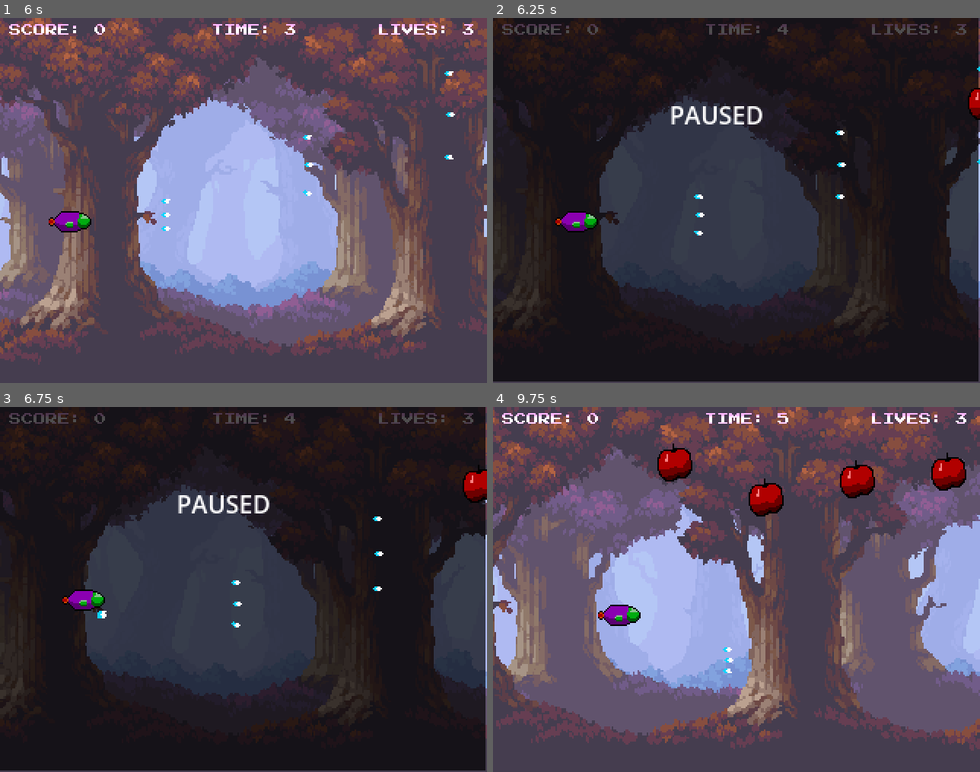
Above: before the commit, frames 1-4 (two rows, left to right).
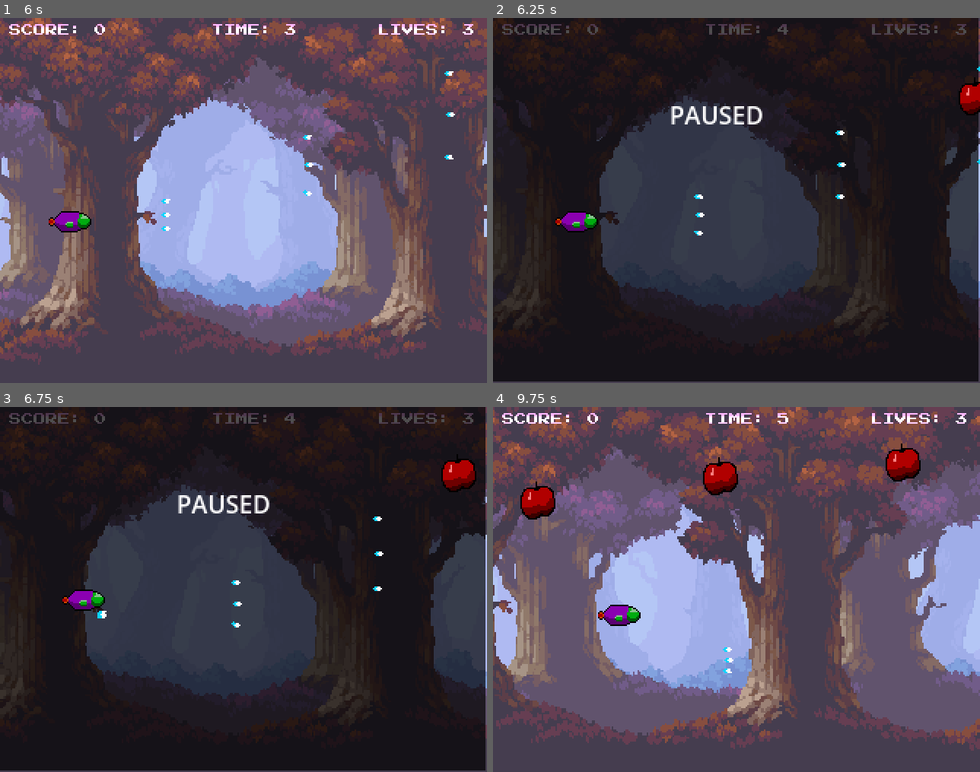
Above: after the commit, the same moments.

Repository: AutumnUK/Thunderheart-Exceed
Game: Godot game, scene res://Scenes/stage_1.tscn
Two runs of this game, one before a commit and one after it. Both use one fixed random seed, a clock stepped at 60 frames per second and the inputs below. This scene is started directly instead of the project's main scene.
Inputs:
- Up to frame 1 (6 s): tap Enter (Start) at 0.5, 1.55, 2, 2.1, 3.8, 4.25, 4.35 s; hold Right (Right) 0.53-1.28 s; hold Z (A) 0.53-1.28 s; tap X (B) at 0.8, 1.35, 3.05, 3.6, 5.3, 5.85 s; hold Down (Down) 1.28-2.03 s; hold Right (Right) 2.03-2.78 s; hold Z (A) 2.03-2.78 s; tap R (Reset) at 2.75 s; hold Up (Up) 2.78-3.53 s; tap Z (A) at 2.85, 4.55 s; hold Left (Left) 3.53-5.03 s; hold Down (Down) 5.03-5.78 s; hold Z (A) 5.03-5.78 s; hold Right (Right) from 5.78 s (still down)
- Up to frame 2 (6.25 s): keep holding Right (Right); tap Enter (Start) at 6.05 s
- Up to frame 3 (6.75 s): tap R (Reset) at 6.5 s; release Right (Right) at 6.53 s; hold Up (Up) from 6.53 s (still down); hold Z (A) from 6.53 s (still down); tap Enter (Start) at 6.6 s
- Up to frame 4 (9.75 s): tap Enter (Start) at 7.25, 8.3, 8.85 s; release Up (Up) at 7.28 s; release Z (A) at 7.28 s; hold Right (Right) 7.28-8.03 s; tap Z (A) at 7.35, 9.05 s; tap X (B) at 7.55, 8.1 s; hold Down (Down) 8.03-8.78 s; hold Left (Left) 8.78-9.53 s; hold Up (Up) from 9.53 s (still down); hold Z (A) from 9.53 s (still down)

Frame 1 is identical in both runs. In frame 2, 0.3% of the frame differs, in the area x 95-100%, y 16-28%; in frame 3, 0.7%; in frame 4, 3.9%, in the area x 5-98%, y 10-31%.

Commit message:
Demo build
test

Diff:
--- /dev/null
+++ b/thundercurryforce/Scenes/enemy_cherry.tscn
@@ -0,0 +1,20 @@
+[gd_scene load_steps=4 format=3 uid="uid://d3kuyk7h6a82t"]
+
+[ext_resource type="Script" path="res://Scripts/enemy_cherry.gd" id="1_r46uh"]
+[ext_resource type="Texture2D" uid="uid://b6vv2y7a3twqh" path="res://Images/apple.png" id="1_y73qq"]
+
+[sub_resource type="CircleShape2D" id="CircleShape2D_30og6"]
+radius = 12.5933
+
+[node name="Area2D" type="Area2D"]
+script = ExtResource("1_r46uh")
+
+[node name="Apple" type="Sprite2D" parent="."]
+position = Vector2(-1.19209e-07, 0)
+scale = Vector2(0.40625, 0.375)
+texture = ExtResource("1_y73qq")
+
+[node name="CollisionShape2D" type="CollisionShape2D" parent="."]
+position = Vector2(-1.19209e-07, 0)
+scale = Vector2(0.40625, 0.375)
+shape = SubResource("CircleShape2D_30og6")
--- a/thundercurryforce/Scripts/enemy_apple.gd
+++ b/thundercurryforce/Scripts/enemy_apple.gd
@@ -1,12 +1,11 @@
 extends Area2D
 
-const 	HP 				: int			= 4
-const 	SPEED 			: int			= 2
+const 	SPEED 			: int			= 4
 const 	SCORE 			: int			= 3
 const 	amplitude 		: float			= 13.0
 const 	frequency 		: float 		= 0.04
 
-var 	hp				: int			= HP
+var 	hp				: int			= 4
 var 	vertical_center	: int			## Must be defined on _ready()
 
 func _ready() -> void:
@@ -21,7 +20,7 @@
 	global_position.x -= SPEED
 	wave_movement()
 
-	if hp == 0:
+	if hp <= 0:
 		Global.increaseScore(SCORE)
 		queue_free()
 
--- /dev/null
+++ b/thundercurryforce/Scripts/enemy_cherry.gd
@@ -0,0 +1,30 @@
+extends Area2D
+
+const 	SPEED 			: int			= 4
+const 	SCORE 			: int			= 3
+
+var 	hp				: int			= 2
+var		pattern			: int			= 1
+		# Pattern 1 = Top Start
+		# Pattern 2 = Bottom Start
+
+var		patternTimer	: int			= 0
+
+func _ready() -> void:
+	add_to_group("enemies")
+
+func _process(delta: float) -> void:
+	if hp <= 0:
+		Global.increaseScore(SCORE)
+		queue_free()
+
+	patternTimer += 1
+
+	if pattern == 1:
+		pass
+
+	if pattern == 2:
+		pass
+
+func _on_area_entered(area: Area2D) -> void:
+	if area.is_in_group("PlayerBullets"):	hp -= 1
